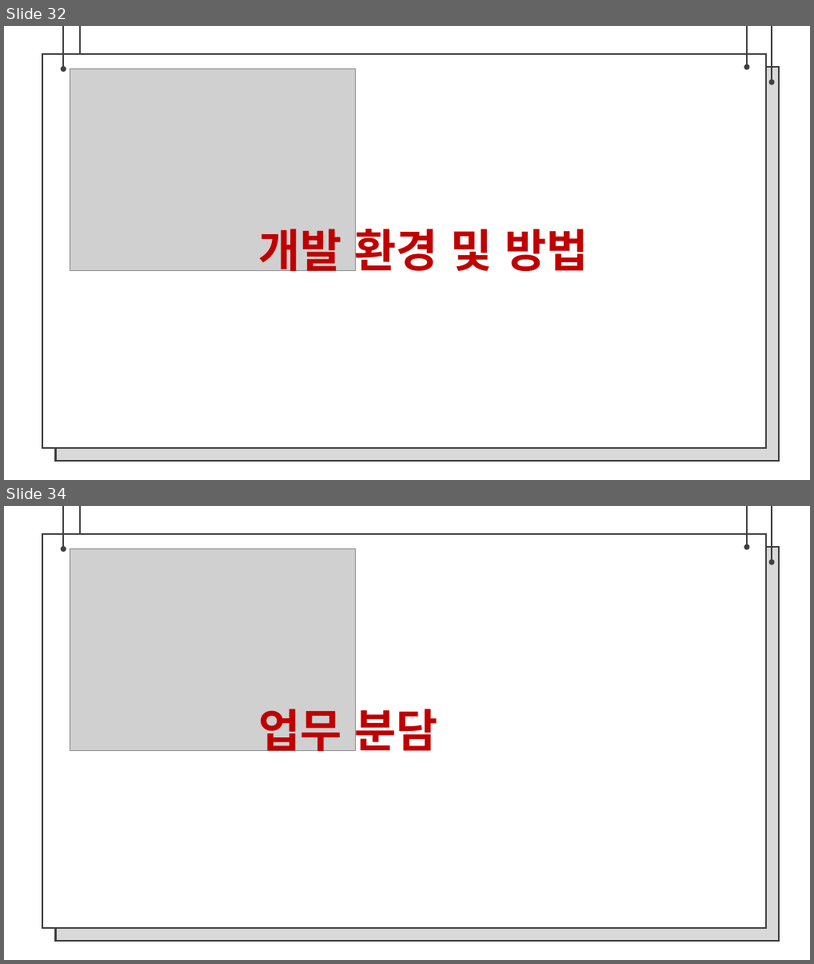
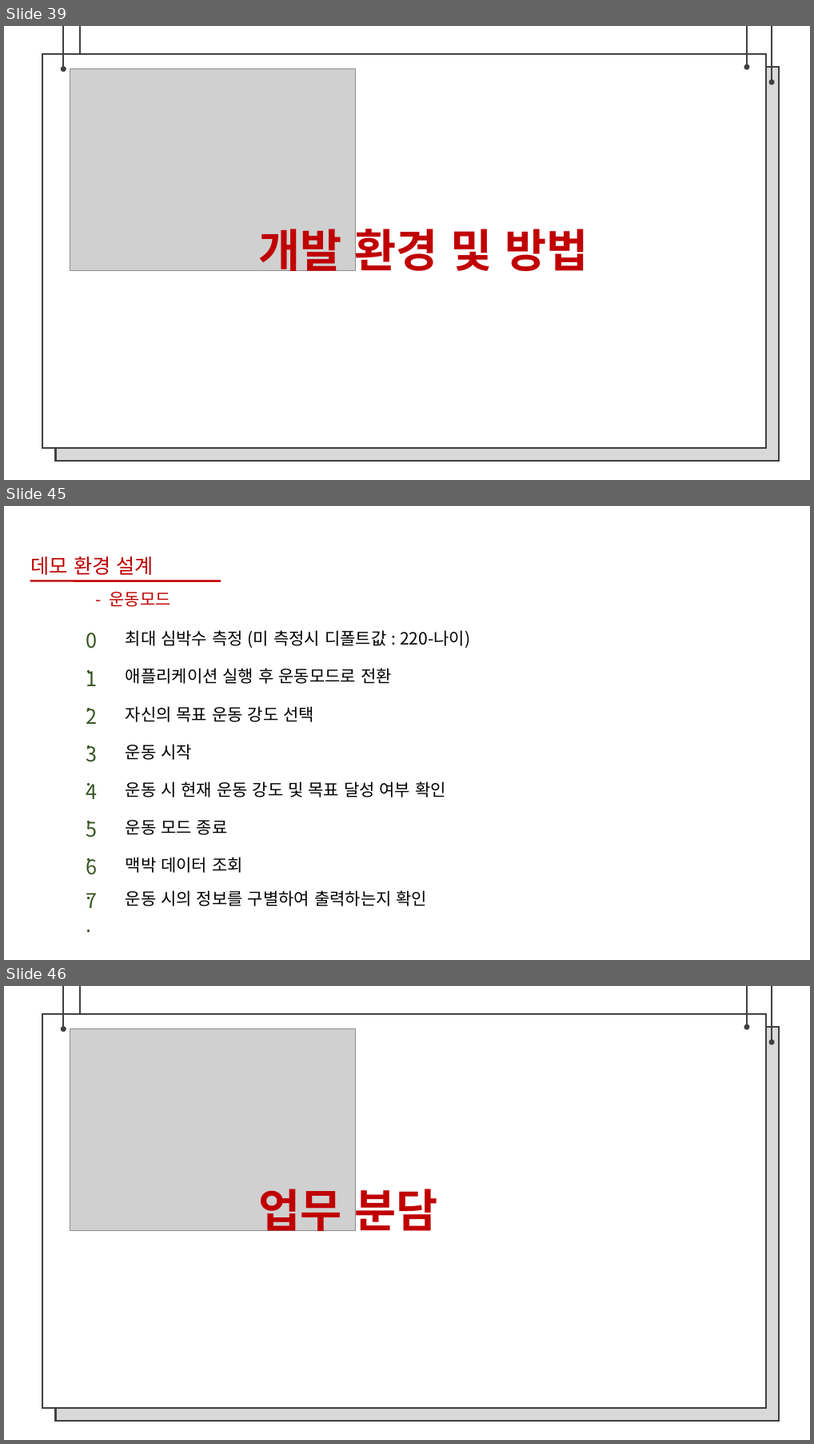
Before and after one commit to bajahoe/gitchana, a slide deck: 제안서 팀장 조동윤, 팀원 임종운.pptx. Shown one above the other, each under a label of ours: slides 32 and 34 before the commit, slides 39, 45 and 46 after it; the slides between them are not shown. The pictures are 814x964 and 814x1444 pixels, drawn with LibreOffice and Linux fonts; fonts in the diff are those of the drawing; grey boxes stand for pictures; background and template pictures are left out. Boxes give left, top, right and bottom in pixels: in the first picture for what was removed or moved away, otherwise in the second. Text is boxed around its words. In the diff, an @@ line names an element or a change of style, - is before the commit and + after.

Commit message:
자료 업데이트
발표자료 재 작성
제안서 내 사용자 상태정보 구조 변경(시각 - > 날짜, 시간)
그냥 사진

```diff
--- a/제안서 팀장 조동윤, 팀원 임종운.pptx
+++ b/제안서 팀장 조동윤, 팀원 임종운.pptx
@@ slide 45 added at <box>4,506,810,960</box>, background #FFFFFF @@
@@ text added at <box>31,556,154,575</box>, 24 pt, text #C00000 @@
+데모 환경 설계
@@ line added from (30, 581) to (221, 581), #C00000 2.25 pt @@
@@ text added at <box>109,592,170,607</box>, 20 pt, text #C00000 @@
+- 운동모드
@@ text added at <box>86,632,98,648</box>, 24 pt, text #385723 @@
+0.
@@ text added at <box>126,630,470,648</box>, 20 pt, text #000000 @@
+최대 심박수 측정 (미 측정시 디폴트값 : 220-나이)
@@ text added at <box>86,670,98,686</box>, 24 pt, text #385723 @@
+1.
@@ text added at <box>126,668,392,684</box>, 20 pt, text #000000 @@
+애플리케이션 실행 후 운동모드로 전환
@@ text added at <box>86,708,98,724</box>, 24 pt, text #385723 @@
+2.
@@ text added at <box>126,706,314,722</box>, 20 pt, text #000000 @@
+자신의 목표 운동 강도 선택
@@ text added at <box>86,745,98,762</box>, 24 pt, text #385723 @@
+3.
@@ text added at <box>126,744,192,760</box>, 20 pt, text #000000 @@
+운동 시작
@@ text added at <box>86,783,98,799</box>, 24 pt, text #385723 @@
+4.
@@ text added at <box>126,781,446,797</box>, 20 pt, text #000000 @@
+운동 시 현재 운동 강도 및 목표 달성 여부 확인
@@ text added at <box>86,820,98,837</box>, 24 pt, text #385723 @@
+5.
@@ text added at <box>126,820,228,835</box>, 20 pt, text #000000 @@
+운동 모드 종료
@@ text added at <box>86,858,98,875</box>, 24 pt, text #385723 @@
+6.
@@ text added at <box>126,856,243,872</box>, 20 pt, text #000000 @@
+맥박 데이터 조회
@@ text added at <box>86,892,98,908</box>, 24 pt, text #385723 @@
+7.
@@ text added at <box>126,890,428,906</box>, 20 pt, text #000000 @@
+운동 시의 정보를 구별하여 출력하는지 확인
@@ what was slide 32 is now slide 39 @@
@@ what was slide 34 is now slide 46 @@
```
Also in this commit, not shown: 6 slides changed, 11 other slides added, 2 other files.
